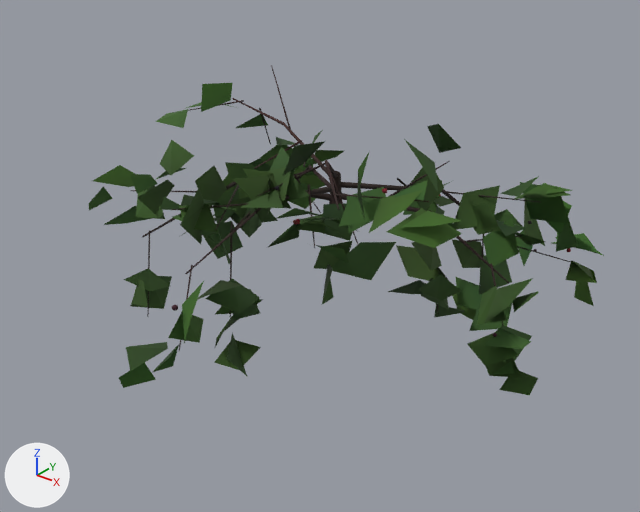
An edit to the glTF model public/ark/assets/v1/plants/bush-bramble-a.lod1.glb, drawn before and after from the same camera.
Rendered twice from a camera (50 mm lens) standing at (2.73, -3.55, 1.85) and looking at (0.16, -0.34, -0.13). The lights are fixed; the arrows at lower left show +X, +Y and +Z. The picture after the commit comes second.
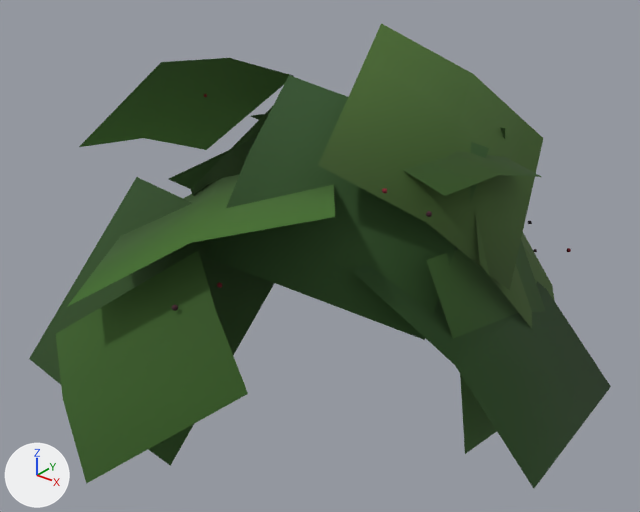
What differs and where, as boxes [x1, y1, x2, y2] in the pictures (640 x 512 px):
```json
{"object": "Mesh_0", "change": "reshaped", "before": [89, 65, 604, 395], "after": [29, 23, 611, 488], "on screen": "13% wider, 41% taller"}
{"part": 1, "of": "me_mesh_0", "change": "deleted", "before": [89, 65, 604, 395], "on screen": "green"}
{"part": 2, "of": "me_mesh_0", "change": "added", "after": [29, 23, 611, 488], "on screen": "green"}
```

Edits to the scene script, one JSON object a line:
```json
{"block": "me_mesh_0", "where": "# used by ob_mesh_0; location = (0.0, 0.0, 0.0)"}
{"op": "remove", "block": "me_mesh_0", "code": "me_mesh_0.from_pydata(...)  # 1033 vertices, 964 faces; spans x -1.38..1.24, y -1.64..1.11, z -0.71..0.65"}
{"op": "add", "block": "me_mesh_0", "code": "me_mesh_0.from_pydata(...)  # 337 vertices, 482 faces; spans x -1.66..1.6, y -1.91..1.13, z -0.87..0.94"}
{"block": "me_mesh_0", "change": "me_mesh_0 part 1: 168 loose pieces with 780 vertices, spanning x -1.38..1.24, y -1.64..1.11, z -0.71..0.65, are deleted"}
{"block": "me_mesh_0", "change": "me_mesh_0 part 2"}
{"block": "me_mesh_0", "change": "84 vertices are added at x -1.66..1.6, y -1.91..1.13, z -0.87..0.94"}
{"block": "me_mesh_0", "change": "56 new faces join them"}
```
